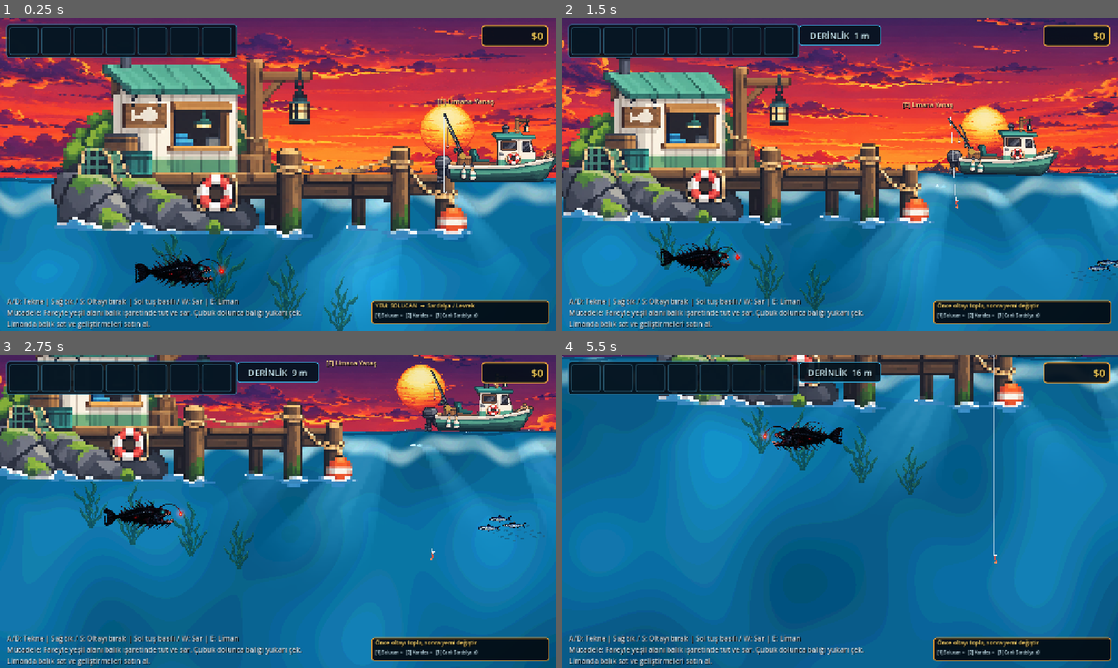
Above: before the commit, frames 1-4 (two rows, left to right).
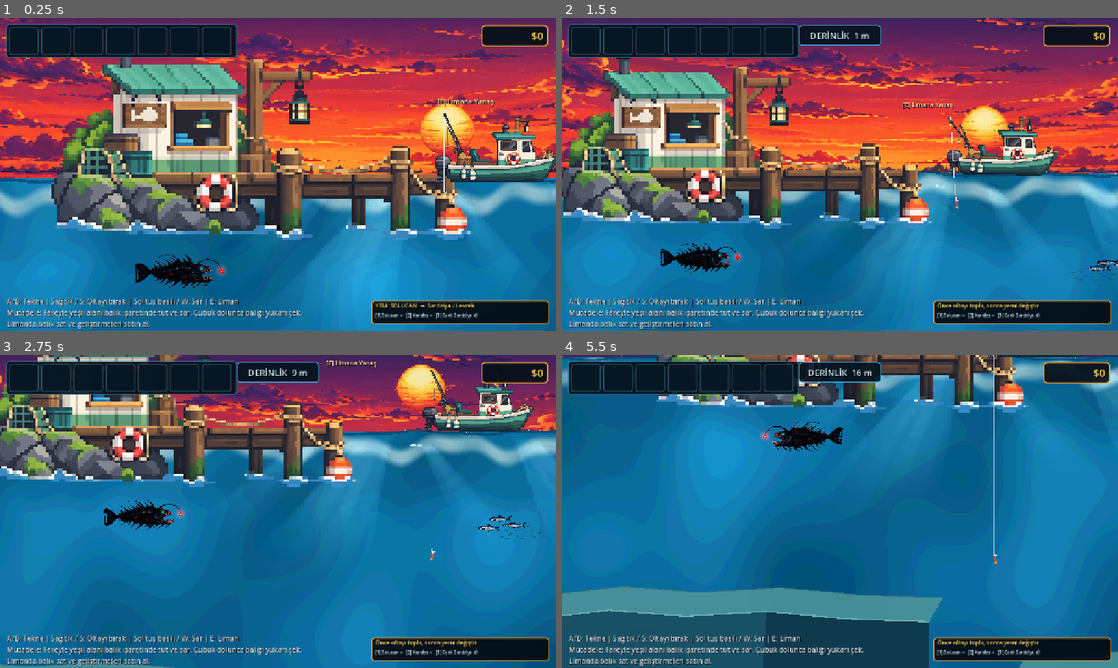
Above: after the commit, the same moments.

Repository: mirackayademir/TinyFisher
Game: Godot game, scene res://scenes/world.tscn
Two runs of this game, one before a commit and one after it. Both use one fixed random seed, a clock stepped at 60 frames per second and the inputs below.
Inputs (mouse positions are in pixels of both pictures, inside the frame that each line leads up to):
- Up to frame 1 (0.25 s): no input
- Up to frame 2 (1.5 s): tap Enter at 0.5 s; move the mouse to (962, 158) at 0.52 s; hold D (move_right) 0.53-1.28 s; tap E (dock) at 0.6 s; click (962, 158) at 0.67 s; move the mouse to (728, 190) at 1.27 s; hold S from 1.28 s (still down); tap 1 at 1.35 s
- Up to frame 3 (2.75 s): move the mouse to (333, 442) at 2.02 s; release S at 2.03 s; hold D (move_right) from 2.03 s (still down); tap 2 at 2.1 s
- Up to frame 4 (5.5 s): move the mouse to (812, 574) at 2.77 s; release D (move_right) at 2.78 s; hold W 2.78-3.53 s; tap one key every 0.75 s from 2.85 s: 3 E (dock) 1 2; click (812, 574) at 2.92 s; move the mouse to (1006, 558) at 3.52 s; hold A (move_left) 3.53-5.03 s; move the mouse to (673, 464) at 4.27 s; move the mouse to (867, 511) at 5.02 s; hold S from 5.03 s (still down); click (867, 511) at 5.17 s

The runs differ from the first frame. In frame 1, 1.3% of the frame differs, in the area x 27-65%, y 69-100%; in frame 2, 1.0%; in frame 3, 1.4%; in frame 4, 16%, in the area x 0-100%, y 16-100%.

Commit message:
Add collisionless fake 3D underwater terrain foundation

Diff:
--- a/scenes/surface_foam_sync.gd
+++ b/scenes/surface_foam_sync.gd
@@ -5,34 +5,36 @@
 # 8/36 sun_rays_01.png: tek, duzenli bir gunes huzmesi kumesi olarak kullanilir.
 # 9/36 shallow_rock_01.png: SIMDİLIK ATLANDI / gorunmez.
 # 10/36 shallow_fish_school_01_TEMP.png: 0-20m bandinda aralikli arka-plan balik suruleri.
-# 11/36 shallow_kelp_01.png: liman/kayi altinda, kokleri acik suda gorunmeyecek sekilde.
+# 11/36 shallow_kelp_01.png: terrain kurulana kadar DURDURULDU / gorunmez.
+# TERRAIN FOUNDATION: 20m+ collision'siz fake-3D kara/resif omurgasi.
 
 const FOAM_TEXTURE: Texture2D = preload("res://assets/environment/surface/surface_foam_01.png")
 const SUN_RAYS_TEXTURE: Texture2D = preload("res://assets/environment/surface/sun_rays_01.png")
 const SHALLOW_FISH_SCHOOL_TEXTURE: Texture2D = preload("res://assets/environment/shallow/shallow_fish_school_01_TEMP.png")
-const SHALLOW_KELP_TEXTURE: Texture2D = preload("res://assets/environment/shallow/shallow_kelp_01.png")
 
 const WATER_SURFACE_Y: float = 360.0
 const SUN_X: float = 1060.0
 const SUN_TARGET_SIZE: float = 175.0
 const SUN_RAYS_WIDTH: float = 1450.0
 const SUN_RAYS_DEPTH_HEIGHT: float = 540.0
-
 const FISH_SCHOOL_TARGET_WIDTH: float = 220.0
-const KELP_TARGET_HEIGHT: float = 190.0
+
+const TERRAIN_START_Y: float = 1040.0
+const TERRAIN_WORLD_LEFT: float = -1000.0
+const TERRAIN_WORLD_RIGHT: float = 11000.0
 
 var _bound_line: Line2D = null
 var _ray_root: Node2D = null
 var _sun_light_parallax: Parallax2D = null
 var _fish_school_root: Node2D = null
-var _kelp_root: Node2D = null
+var _terrain_root: Node2D = null
 var _anim_time: float = 0.0
 var _scene_id: int = 0
 
 
 func _ready() -> void:
 	process_mode = Node.PROCESS_MODE_ALWAYS
-	print("ENV RUNTIME: 7/36 kopuk + 8/36 huzme + 9/36 kaya atlandi + 10/36 balik suruleri + 11/36 liman kelbi")
+	print("ENV RUNTIME: surface + shallow fish + 20m+ fake-3D terrain foundation")
 
 
 func _process(delta: float) -> void:
@@ -48,15 +50,16 @@
 		_ray_root = null
 		_sun_light_parallax = null
 		_fish_school_root = null
-		_kelp_root = null
+		_terrain_root = null
 		_anim_time = 0.0
 
 	_sync_surface_foam(current_scene)
 	_ensure_sun_light_group(current_scene)
 	_ensure_sun_rays(current_scene)
 	_remove_skipped_rocks(current_scene)
+	_remove_paused_shallow_kelp(current_scene)
 	_ensure_shallow_fish_schools(current_scene)
-	_ensure_shallow_kelp(current_scene)
+	_ensure_underwater_terrain(current_scene)
 	_animate_shallow_environment(delta)
 
 
@@ -65,7 +68,7 @@
 	_ray_root = null
 	_sun_light_parallax = null
 	_fish_school_root = null
-	_kelp_root = null
+	_terrain_root = null
 	_anim_time = 0.0
 	_scene_id = 0
 
@@ -236,6 +239,18 @@
 
 
 # -----------------------------------------------------------------------------
+# 11 / 36 - SHALLOW KELP - TERRAIN GELENE KADAR DURDURULDU
+# -----------------------------------------------------------------------------
+
+func _remove_paused_shallow_kelp(current_scene: Node) -> void:
+	var old_kelp: Node = current_scene.get_node_or_null(
+		"EnvironmentLayers/UnderwaterLayers/BackgroundDecorLayer/ShallowKelp11"
+	)
+	if old_kelp != null and not old_kelp.is_queued_for_deletion():
+		old_kelp.queue_free()
+
+
+# -----------------------------------------------------------------------------
 # 10 / 36 - SHALLOW FISH SCHOOL 01 TEMP
 # -----------------------------------------------------------------------------
 
@@ -299,12 +314,31 @@
 	print("SHALLOW FISH SCHOOL: 10/36 0-20m bandina 10 arka-plan surusu yayildi")
 
 
-# -----------------------------------------------------------------------------
-# 11 / 36 - SHALLOW KELP 01
-# -----------------------------------------------------------------------------
-
-func _ensure_shallow_kelp(current_scene: Node) -> void:
-	if is_instance_valid(_kelp_root):
+func _animate_shallow_environment(delta: float) -> void:
+	_anim_time += delta
+
+	if not is_instance_valid(_fish_school_root):
+		return
+
+	for child: Node in _fish_school_root.get_children():
+		var sprite: Sprite2D = child as Sprite2D
+		if sprite == null:
+			continue
+
+		var origin: Vector2 = sprite.get_meta("origin", sprite.position)
+		var phase: float = float(sprite.get_meta("phase", 0.0))
+		sprite.position = origin + Vector2(
+			sin(_anim_time * 0.26 + phase) * 24.0,
+			sin(_anim_time * 0.51 + phase) * 5.0
+		)
+
+
+# -----------------------------------------------------------------------------
+# TERRAIN FOUNDATION - 20m+ COLLISION'SIZ FAKE 3D KARA / RESIF PARCALARI
+# -----------------------------------------------------------------------------
+
+func _ensure_underwater_terrain(current_scene: Node) -> void:
+	if is_instance_valid(_terrain_root):
 		return
 
 	var decor_layer: Node2D = current_scene.get_node_or_null(
@@ -313,76 +347,211 @@
 	if decor_layer == null:
 		return
 
-	var existing: Node2D = decor_layer.get_node_or_null("ShallowKelp11") as Node2D
+	var existing: Node2D = decor_layer.get_node_or_null("UnderwaterTerrainFoundation") as Node2D
 	if existing != null:
-		_kelp_root = existing
-		return
-
-	var texture_size: Vector2 = SHALLOW_KELP_TEXTURE.get_size()
-	if texture_size.x <= 0.0 or texture_size.y <= 0.0:
-		return
-
-	var fit_scale: float = KELP_TARGET_HEIGHT / texture_size.y
-
-	_kelp_root = Node2D.new()
-	_kelp_root.name = "ShallowKelp11"
-	decor_layer.add_child(_kelp_root)
-
-	# Kelp acik denize dagitilmaz. Sadece limanin su alti ayaklarinin arkasinda tutulur.
-	# Pivotlar kok noktasidir; sprite yukariya tasindigi icin salinim kokten olur.
-	var placements: Array[Vector3] = [
-		Vector3(70.0, 650.0, 0.88),
-		Vector3(205.0, 700.0, 1.00),
-		Vector3(365.0, 735.0, 0.92),
-		Vector3(520.0, 770.0, 0.80)
+		_terrain_root = existing
+		return
+
+	_terrain_root = Node2D.new()
+	_terrain_root.name = "UnderwaterTerrainFoundation"
+	_terrain_root.z_index = -1
+	decor_layer.add_child(_terrain_root)
+
+	var open_blue: Node2D = Node2D.new()
+	open_blue.name = "OpenBlueTerrain_20_50m"
+	_terrain_root.add_child(open_blue)
+
+	var deep_sea: Node2D = Node2D.new()
+	deep_sea.name = "DeepSeaTerrain_50_80m"
+	_terrain_root.add_child(deep_sea)
+
+	var abyss: Node2D = Node2D.new()
+	abyss.name = "AbyssTerrain_80_100m"
+	_terrain_root.add_child(abyss)
+
+	_build_open_blue_terrain(open_blue)
+	_build_deep_sea_terrain(deep_sea)
+	_build_abyss_terrain(abyss)
+
+	print("TERRAIN FOUNDATION: 20m-100m collision'siz fake-3D kara parcalari kuruldu")
+
+
+func _build_open_blue_terrain(parent: Node2D) -> void:
+	var top_color: Color = Color(0.30, 0.58, 0.61, 0.90)
+	var side_color: Color = Color(0.10, 0.31, 0.39, 0.94)
+	var shadow_color: Color = Color(0.035, 0.16, 0.23, 0.55)
+
+	var chunks: Array[Dictionary] = [
+		{"x": -180.0, "y": 1140.0, "w": 1500.0, "h": 460.0, "ledge": 70.0, "mirror": false},
+		{"x": 1450.0, "y": 1320.0, "w": 1280.0, "h": 410.0, "ledge": 64.0, "mirror": true},
+		{"x": 3060.0, "y": 1110.0, "w": 1580.0, "h": 500.0, "ledge": 76.0, "mirror": false},
+		{"x": 4850.0, "y": 1390.0, "w": 1380.0, "h": 430.0, "ledge": 68.0, "mirror": true},
+		{"x": 6500.0, "y": 1180.0, "w": 1640.0, "h": 500.0, "ledge": 74.0, "mirror": false},
+		{"x": 8400.0, "y": 1360.0, "w": 1480.0, "h": 450.0, "ledge": 68.0, "mirror": true},
+		{"x": 10100.0, "y": 1160.0, "w": 1720.0, "h": 520.0, "ledge": 78.0, "mirror": false}
 	]
 
-	for i: int in range(placements.size()):
-		var data: Vector3 = placements[i]
-		var local_scale: float = fit_scale * data.z
-		var scaled_height: float = texture_size.y * local_scale
-
-		var pivot: Node2D = Node2D.new()
-		pivot.name = "KelpPivot_%02d" % i
-		pivot.position = Vector2(data.x, data.y)
-		pivot.set_meta("phase", float(i) * 0.91)
-		pivot.set_meta("base_rotation", -0.025 + float(i % 3) * 0.025)
-		_kelp_root.add_child(pivot)
-
-		var sprite: Sprite2D = Sprite2D.new()
-		sprite.name = "Kelp_%02d" % i
-		sprite.texture = SHALLOW_KELP_TEXTURE
-		sprite.texture_filter = CanvasItem.TEXTURE_FILTER_NEAREST
-		sprite.position = Vector2(0.0, -scaled_height * 0.5)
-		sprite.scale = Vector2(local_scale * (-1.0 if i % 2 == 1 else 1.0), local_scale)
-		sprite.modulate = Color(0.62, 0.86, 0.78, 0.55)
-		pivot.add_child(sprite)
-
-	print("SHALLOW KELP: 11/36 sadece liman alti/kayi bolgesine yerlestirildi")
-
-
-func _animate_shallow_environment(delta: float) -> void:
-	_anim_time += delta
-
-	if is_instance_valid(_fish_school_root):
-		for child: Node in _fish_school_root.get_children():
-			var sprite: Sprite2D = child as Sprite2D
-			if sprite == null:
-				continue
-
-			var origin: Vector2 = sprite.get_meta("origin", sprite.position)
-			var phase: float = float(sprite.get_meta("phase", 0.0))
-			sprite.position = origin + Vector2(
-				sin(_anim_time * 0.26 + phase) * 24.0,
-				sin(_anim_time * 0.51 + phase) * 5.0
-			)
-
-	if is_instance_valid(_kelp_root):
-		for child: Node in _kelp_root.get_children():
-			var pivot: Node2D = child as Node2D
-			if pivot == null:
-				continue
-
-			var phase: float = float(pivot.get_meta("phase", 0.0))
-			var base_rotation: float = float(pivot.get_meta("base_rotation", 0.0))
-			pivot.rotation = base_rotation + sin(_anim_time * 0.72 + phase) * 0.055
+	_build_terrain_chunk_list(parent, "open_blue", chunks, top_color, side_color, shadow_color)
+
+
+func _build_deep_sea_terrain(parent: Node2D) -> void:
+	var top_color: Color = Color(0.18, 0.39, 0.45, 0.92)
+	var side_color: Color = Color(0.055, 0.19, 0.27, 0.96)
+	var shadow_color: Color = Color(0.018, 0.08, 0.14, 0.62)
+
+	var chunks: Array[Dictionary] = [
+		{"x": -120.0, "y": 2110.0, "w": 1850.0, "h": 620.0, "ledge": 78.0, "mirror": true},
+		{"x": 1900.0, "y": 2390.0, "w": 1500.0, "h": 580.0, "ledge": 72.0, "mirror": false},
+		{"x": 3800.0, "y": 2050.0, "w": 1800.0, "h": 650.0, "ledge": 82.0, "mirror": true},
+		{"x": 5900.0, "y": 2480.0, "w": 1650.0, "h": 590.0, "ledge": 76.0, "mirror": false},
+		{"x": 7900.0, "y": 2150.0, "w": 1880.0, "h": 650.0, "ledge": 84.0, "mirror": true},
+		{"x": 10050.0, "y": 2440.0, "w": 1750.0, "h": 620.0, "ledge": 78.0, "mirror": false}
+	]
+
+	_build_terrain_chunk_list(parent, "deep_sea", chunks, top_color, side_color, shadow_color)
+
+
+func _build_abyss_terrain(parent: Node2D) -> void:
+	var top_color: Color = Color(0.105, 0.23, 0.30, 0.94)
+	var side_color: Color = Color(0.025, 0.085, 0.14, 0.97)
+	var shadow_color: Color = Color(0.005, 0.025, 0.055, 0.72)
+
+	var chunks: Array[Dictionary] = [
+		{"x": 100.0, "y": 3150.0, "w": 2200.0, "h": 780.0, "ledge": 88.0, "mirror": false},
+		{"x": 2700.0, "y": 3480.0, "w": 1850.0, "h": 720.0, "ledge": 82.0, "mirror": true},
+		{"x": 5050.0, "y": 3070.0, "w": 2250.0, "h": 800.0, "ledge": 92.0, "mirror": false},
+		{"x": 7750.0, "y": 3510.0, "w": 2050.0, "h": 740.0, "ledge": 86.0, "mirror": true},
+		{"x": 10200.0, "y": 3130.0, "w": 2300.0, "h": 820.0, "ledge": 94.0, "mirror": false}
+	]
+
+	_build_terrain_chunk_list(parent, "abyss", chunks, top_color, side_color, shadow_color)
+
+
+func _build_terrain_chunk_list(
+	parent: Node2D,
+	zone_name: String,
+	chunks: Array[Dictionary],
+	top_color: Color,
+	side_color: Color,
+	shadow_color: Color
+) -> void:
+	for i: int in range(chunks.size()):
+		var data: Dictionary = chunks[i]
+		_add_fake_3d_terrain_chunk(
+			parent,
+			"%s_chunk_%02d" % [zone_name, i],
+			zone_name,
+			Vector2(float(data["x"]), maxf(float(data["y"]), TERRAIN_START_Y)),
+			float(data["w"]),
+			float(data["h"]),
+			float(data["ledge"]),
+			top_color,
+			side_color,
+			shadow_color,
+			bool(data["mirror"])
+		)
+
+
+func _add_fake_3d_terrain_chunk(
+	parent: Node2D,
+	chunk_name: String,
+	zone_name: String,
+	center: Vector2,
+	width: float,
+	wall_height: float,
+	ledge_depth: float,
+	top_color: Color,
+	side_color: Color,
+	shadow_color: Color,
+	mirror_profile: bool
+) -> void:
+	var chunk: Node2D = Node2D.new()
+	chunk.name = chunk_name
+	chunk.position = center
+	chunk.set_meta("terrain_zone", zone_name)
+	chunk.set_meta("collisionless", true)
+	parent.add_child(chunk)
+
+	var x_factors: Array[float] = [-0.50, -0.39, -0.27, -0.13, 0.02, 0.18, 0.34, 0.50]
+	var y_profile: Array[float] = [0.0, -18.0, -9.0, -34.0, -16.0, -30.0, -8.0, 0.0]
+	var front_edge: PackedVector2Array = PackedVector2Array()
+
+	for i: int in range(x_factors.size()):
+		var profile_index: int = y_profile.size() - 1 - i if mirror_profile else i
+		front_edge.append(Vector2(x_factors[i] * width, y_profile[profile_index]))
+
+	var depth_shift: float = ledge_depth * 0.58
+	var back_edge: PackedVector2Array = PackedVector2Array()
+	for point: Vector2 in front_edge:
+		back_edge.append(point + Vector2(depth_shift, -ledge_depth))
+
+	var side_points: PackedVector2Array = PackedVector2Array()
+	for point: Vector2 in front_edge:
+		side_points.append(point)
+	side_points.append(Vector2(width * 0.50, wall_height))
+	side_points.append(Vector2(-width * 0.50, wall_height))
+
+	var side: Polygon2D = Polygon2D.new()
+	side.name = "CliffFace"
+	side.polygon = side_points
+	side.color = side_color
+	chunk.add_child(side)
+
+	var right_shadow: Polygon2D = Polygon2D.new()
+	right_shadow.name = "CliffShadow"
+	right_shadow.polygon = PackedVector2Array([
+		front_edge[5],
+		front_edge[6],
+		front_edge[7],
+		Vector2(width * 0.50, wall_height),
+		Vector2(width * 0.16, wall_height)
+	])
+	right_shadow.color = shadow_color
+	chunk.add_child(right_shadow)
+
+	var top_points: PackedVector2Array = PackedVector2Array()
+	for point: Vector2 in back_edge:
+		top_points.append(point)
+	for i: int in range(front_edge.size() - 1, -1, -1):
+		top_points.append(front_edge[i])
+
+	var top_face: Polygon2D = Polygon2D.new()
+	top_face.name = "TopSurface"
+	top_face.polygon = top_points
+	top_face.color = top_color
+	chunk.add_child(top_face)
+
+	var back_line: Line2D = Line2D.new()
+	back_line.name = "BackRim"
+	back_line.points = back_edge
+	back_line.width = 3.0
+	back_line.default_color = Color(top_color.r * 0.70, top_color.g * 0.78, top_color.b * 0.82, 0.80)
+	back_line.antialiased = false
+	chunk.add_child(back_line)
+
+	var front_line: Line2D = Line2D.new()
+	front_line.name = "FrontRim"
+	front_line.points = front_edge
+	front_line.width = 4.0
+	front_line.default_color = Color(
+		minf(1.0, top_color.r + 0.12),
+		minf(1.0, top_color.g + 0.12),
+		minf(1.0, top_color.b + 0.10),
+		0.92
+	)
+	front_line.antialiased = false
+	chunk.add_child(front_line)
+
+	var anchors: Node2D = Node2D.new()
+	anchors.name = "DecorAnchors"
+	chunk.add_child(anchors)
+
+	var anchor_indices: Array[int] = [1, 3, 5, 6]
+	for anchor_i: int in range(anchor_indices.size()):
+		var edge_index: int = anchor_indices[anchor_i]
+		var marker: Marker2D = Marker2D.new()
+		marker.name = "Anchor_%02d" % anchor_i
+		marker.position = front_edge[edge_index] + Vector2(depth_shift * 0.42, -ledge_depth * 0.42)
+		marker.set_meta("terrain_anchor", true)
+		marker.set_meta("terrain_zone", zone_name)
+		anchors.add_child(marker)
